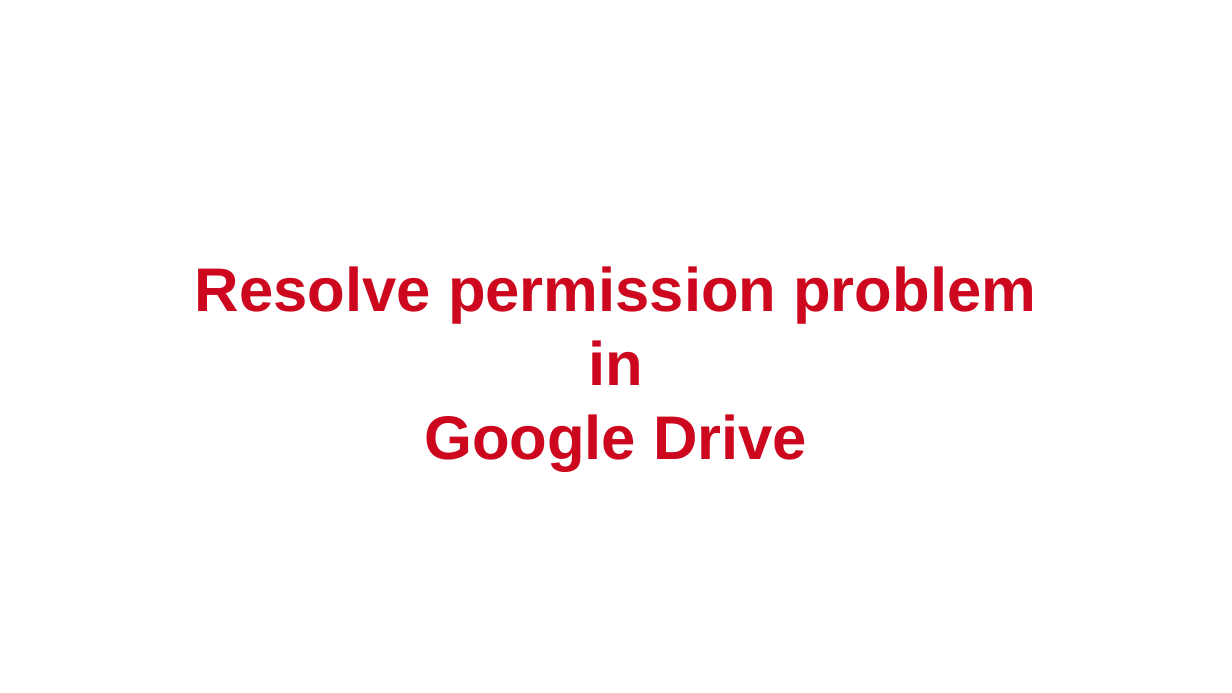
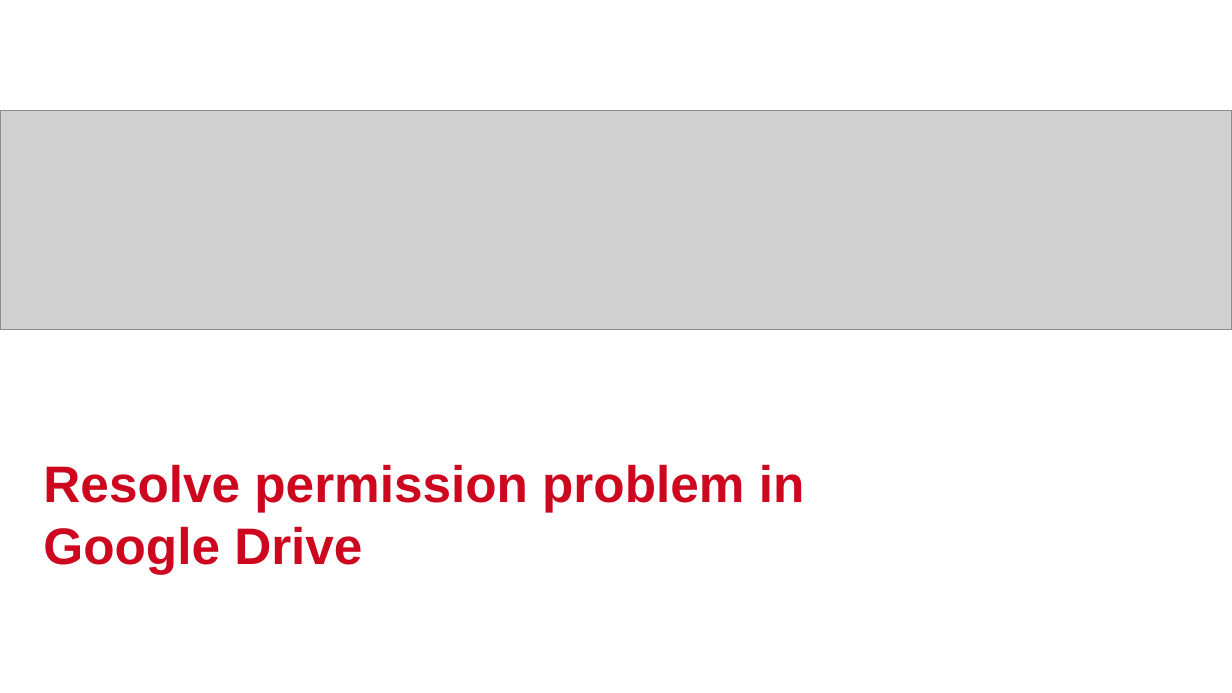
Before and after one commit to GiaHuy25/YPP4_Document, a slide deck: slide 26 of GoogleDriveScriptData/GiaHuy_Presentation_GoogleDrive.pptx (slide 30 before the commit). Drawn at 1232x693 pixels with LibreOffice and Linux fonts; fonts in the diff are those of the drawing; grey boxes stand for pictures; background and template pictures are left out. Boxes give left, top, right and bottom in pixels: in the first picture for what was removed or moved away, otherwise in the second. Text is boxed around its words. In the diff, an @@ line names an element or a change of style, - is before the commit and + after.

```diff
--- a/GoogleDriveScriptData/GiaHuy_Presentation_GoogleDrive.pptx
+++ b/GoogleDriveScriptData/GiaHuy_Presentation_GoogleDrive.pptx
@@ picture added at <box>0,111,1232,329</box> @@
@@ title "Resolve permission problem in Google ..." at <box>43,464,805,574</box>: vertical alignment middle to bottom @@
@@ title at <box>43,464,805,574</box>: text changed; size 48 to 40 pt @@
-Resolve permission problem
-in
-Google Drive
+Resolve permission problem in
+Google Drive
```
Also in this commit, not shown: 14 other slides changed, 9 slides added, 16 slides removed, 4 other files.
